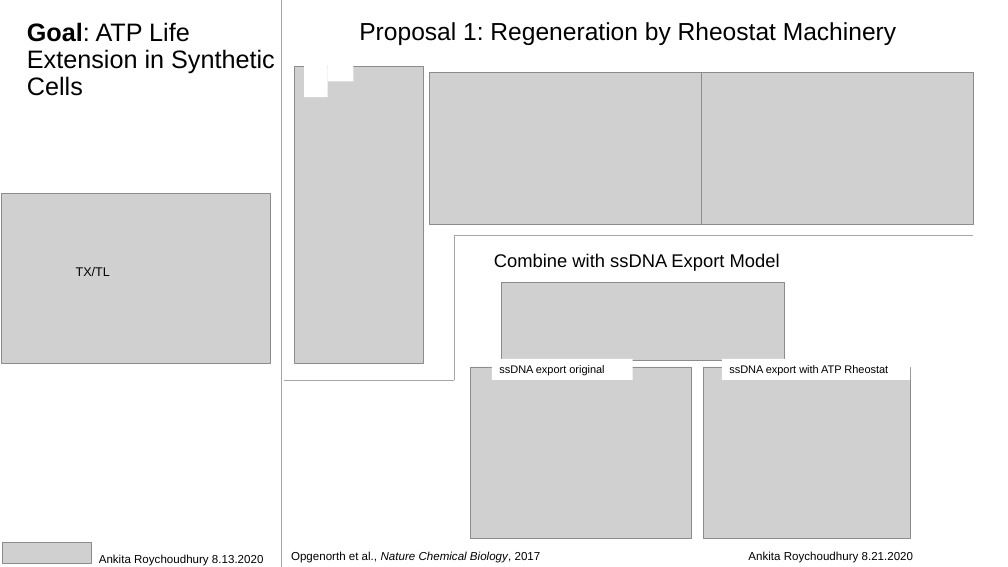
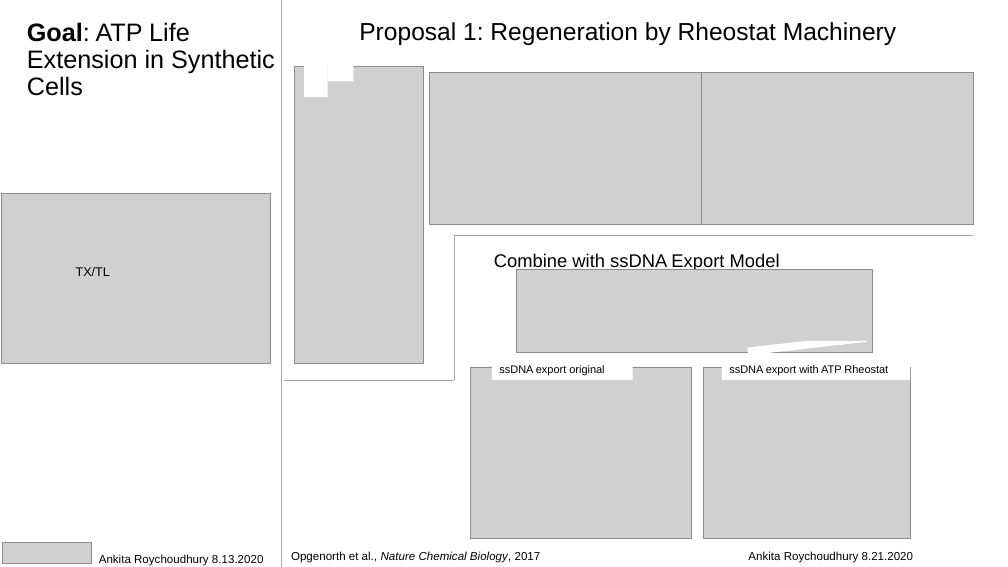
Before and after one commit to AnkitaRoychoudhury/ug_murray, a slide deck: slide 3 of miscellaneous/presentations/20200819_buildacell.pptx. Drawn at 1008x567 pixels with LibreOffice and Linux fonts; fonts in the diff are those of the drawing; grey boxes stand for pictures; background and template pictures are left out. Boxes give left, top, right and bottom in pixels: in the first picture for what was removed or moved away, otherwise in the second. Text is boxed around its words. In the diff, an @@ line names an element or a change of style, - is before the commit and + after.

```diff
--- a/miscellaneous/presentations/20200819_buildacell.pptx
+++ b/miscellaneous/presentations/20200819_buildacell.pptx
@@ picture: place and size @@
-picture at (501, 283, 785, 361)
+picture at (516, 270, 873, 352)
@@ diag stripe added at (749, 342, 867, 355), fill #FFFFFF, outline #FFFFFF 1 pt @@
```
Also in this commit, not shown: 6 other slides changed, 6 other files.
